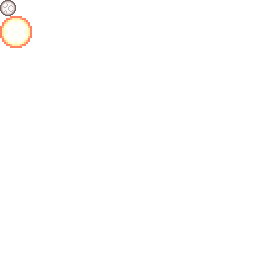
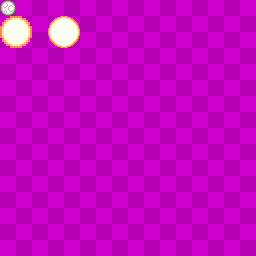
Two versions of the same layered image (256 × 256). Layer-by-layer changes:
painted on "New Layer" over bbox(48, 16, 80, 48)
showed "Background" over bbox(0, 0, 256, 256)
